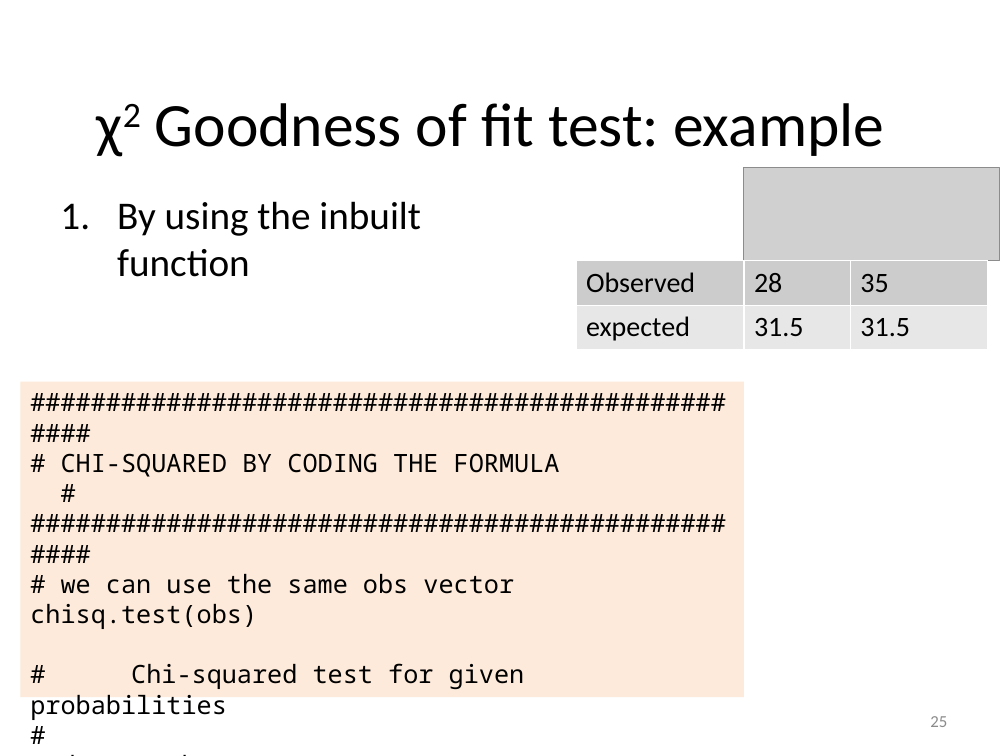
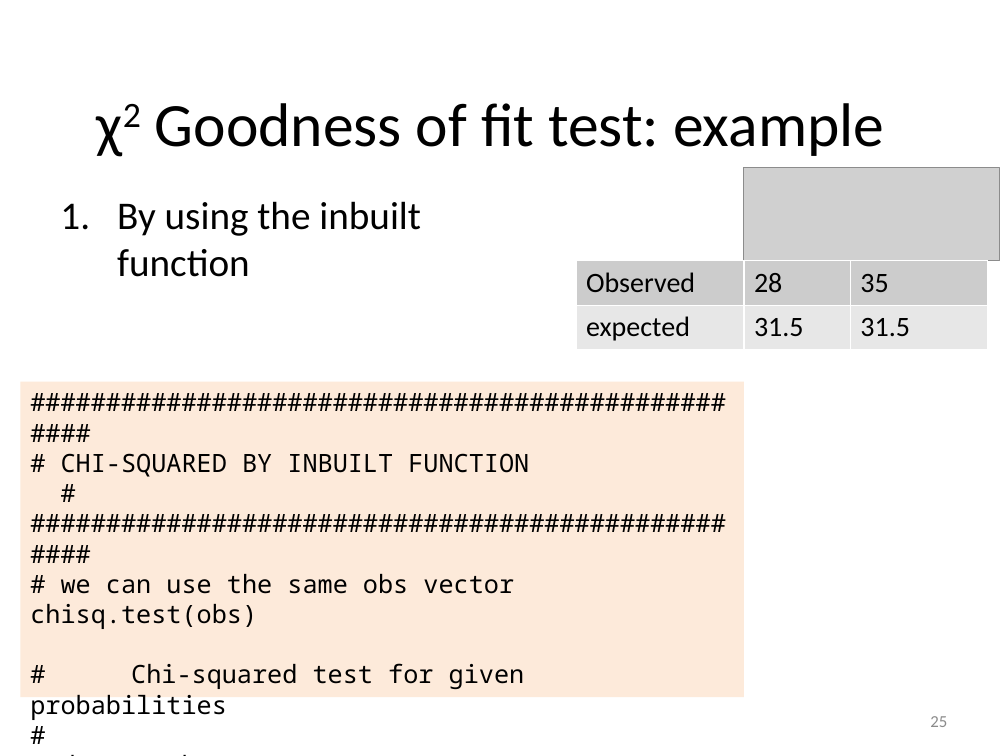
Before and after one commit to 3mmaRand/BIO00017C-Data-Analysis-in-R-2020, a slide deck: slide 25 of slides/09-chi-squared.pptx. Drawn at 1008x756 pixels with LibreOffice and Linux fonts; fonts in the diff are those of the drawing; grey boxes stand for pictures. Boxes give left, top, right and bottom in pixels: in the first picture for what was removed or moved away, otherwise in the second. Text is boxed around its words. In the diff, an @@ line names an element or a change of style, - is before the commit and + after.

```diff
--- a/slides/09-chi-squared.pptx
+++ b/slides/09-chi-squared.pptx
@@ text in rectangle at [61, 453, 529, 477]: text changed @@
-# CHI-SQUARED BY CODING THE FORMULA #
+# CHI-SQUARED BY INBUILT FUNCTION #
```
Also in this commit, not shown: 8 other slides changed, 5 other files.
